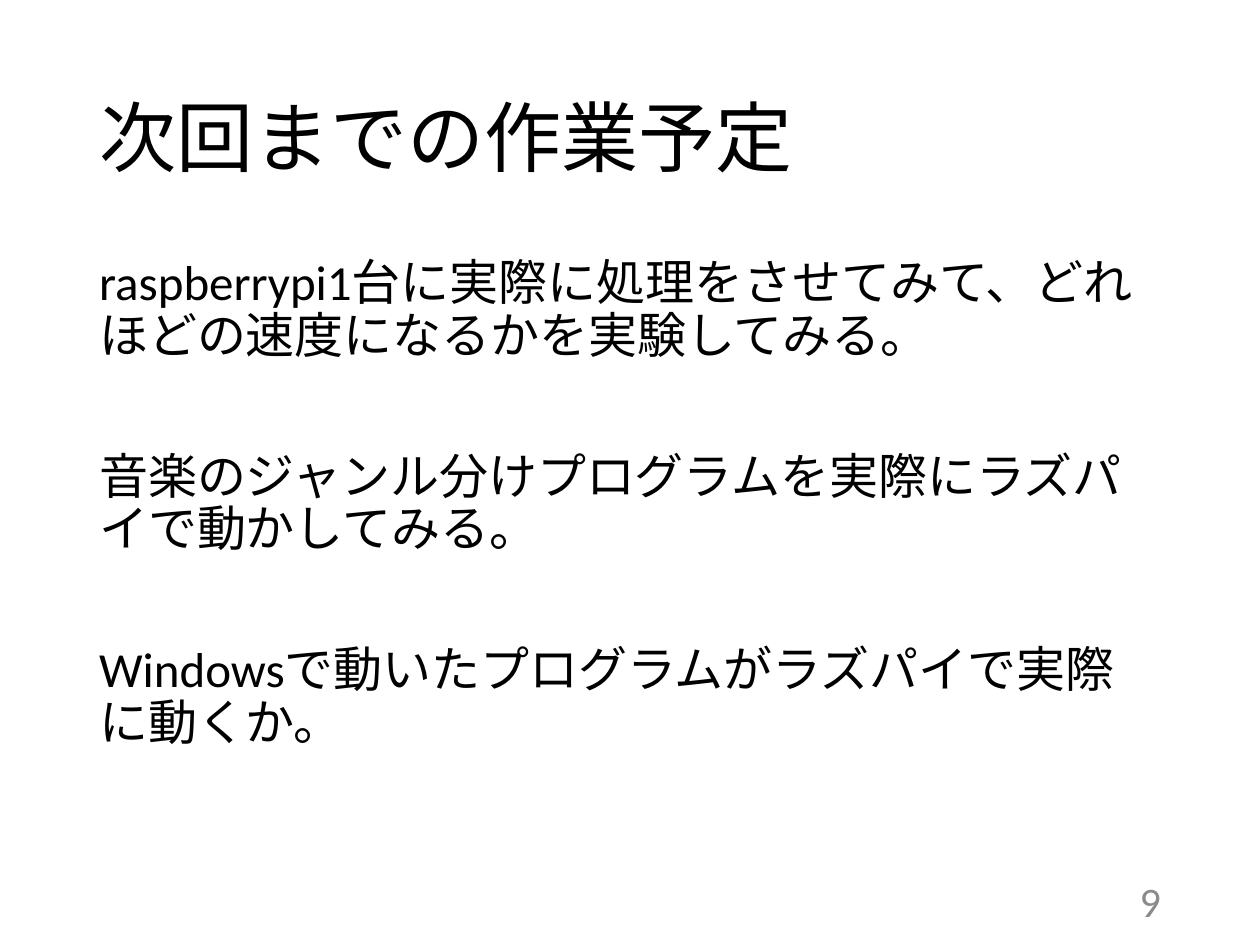
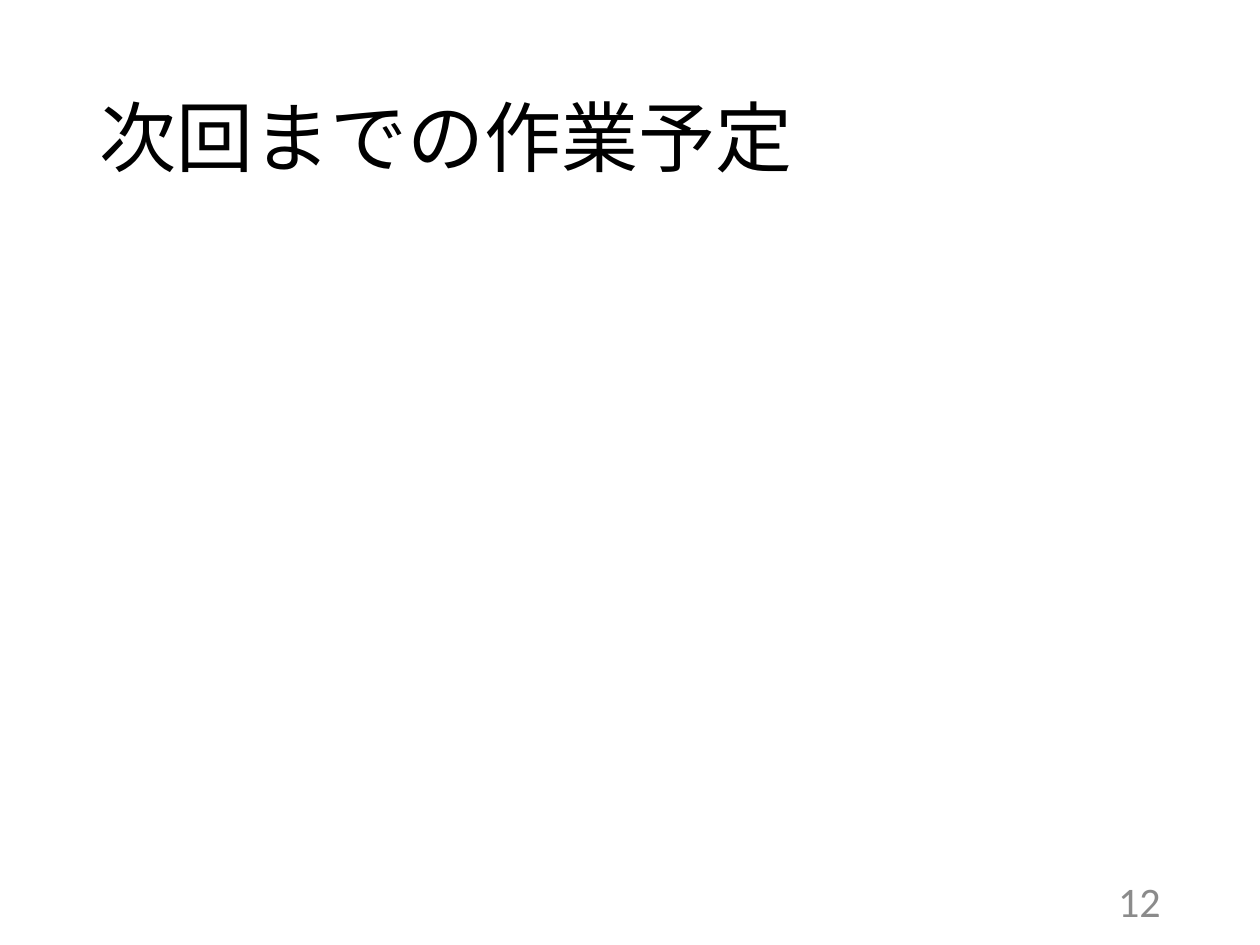
Before and after one commit to kait-takanolab/1821144-yoshii-thesis, a slide deck: slide 12 of 発表用スライド/1821144_yoshii_thesis.pptx (slide 9 before the commit). Drawn at 1260x945 pixels with LibreOffice and Linux fonts; fonts in the diff are those of the drawing. Boxes give left, top, right and bottom in pixels: in the first picture for what was removed or moved away, otherwise in the second. Text is boxed around its words. In the diff, an @@ line names an element or a change of style, - is before the commit and + after.

```diff
--- a/発表用スライド/1821144_yoshii_thesis.pptx
+++ b/発表用スライド/1821144_yoshii_thesis.pptx
@@ text removed at (99, 260, 1132, 744) @@
-raspberrypi1台に実際に処理をさせてみて、どれほどの速度になるかを実験してみる。
-音楽のジャンル分けプログラムを実際にラズパイで動かしてみる。
-Windowsで動いたプログラムがラズパイで実際に動くか。
@@ page number at (1118, 890, 1161, 917): text changed @@
-9
+12
```
Also in this commit, not shown: 4 other slides changed, 3 slides added, 1 other file.
